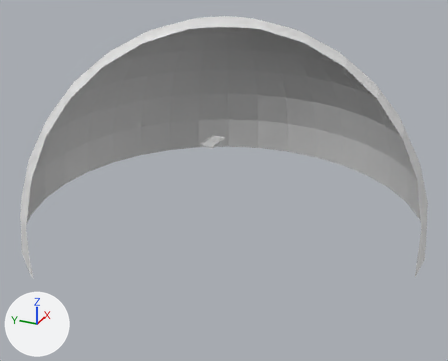
An edit to the Blender file build/assetpacker/assets/intro/intro.blend, drawn before and after from the same camera.
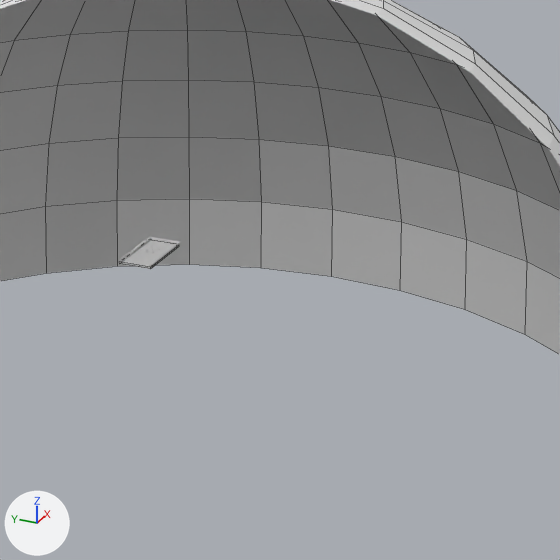
Each version appears first whole from a 50 mm camera at (-748.0, -355.0, 317.0) aimed at (-29.0, -31.0, -43.0), and next in a close-up on the part from 34% to 85% of the width and 10% to 74% of the height. Arrows for +X, +Y and +Z are at lower left; the lights stay in place. The close-ups show mesh edges as thin lines. Everything nearer to the camera than a plane just in front of the edit is cut away.

The first close-up shows 'floor', 'sky'.
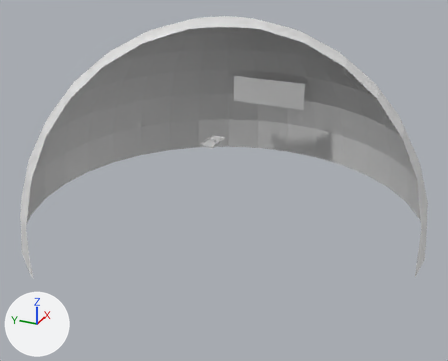
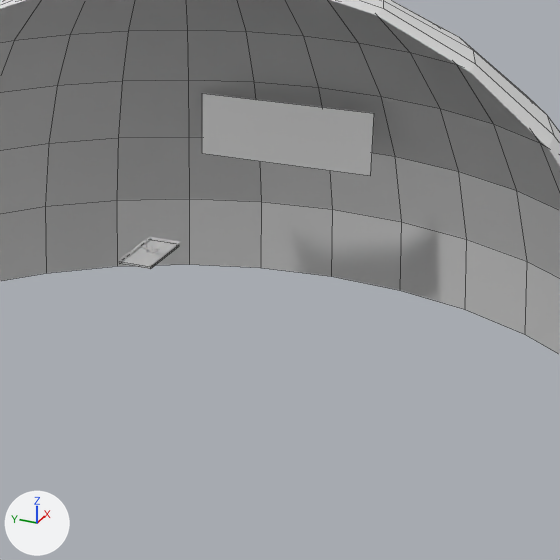
Changed parts and their boxes [x1, y1, x2, y2] in the close-ups (560 x 560 px):
```json
{"object": "skyline", "change": "added", "after": [202, 93, 374, 176]}
```

The change, as JSON lines over the scene's bpy script:
```json
{"op": "add", "block": "mat_skyline", "code": ["mat_skyline = principled_material('skyline')", "mat_skyline.base_color = (0.8, 0.8, 0.8)  # white #e7e7e7"]}
{"op": "add", "block": "me_plane_014", "code": ["me_plane_014 = bpy.data.meshes.new('Plane.014')", "me_plane_014.from_pydata([(-22.4, 64.1, -225.5), (-22.4, -64.1, -225.5), (22.4, 64.1, -225.5), (22.4, -64.1, -225.5)], [], [(0, 1, 3, 2)])", "me_plane_014.materials.append(mat_skyline)  # its picture is missing"]}
{"op": "add", "block": "ob_skyline", "code": ["ob_skyline = bpy.data.objects.new('skyline', me_plane_014)", "ob_skyline.location = (0.0, 0.0, 11.2)", "ob_skyline.rotation_euler = (0.0, -1.571, 0.0)  # degrees (0, -90, 0)"]}
```
